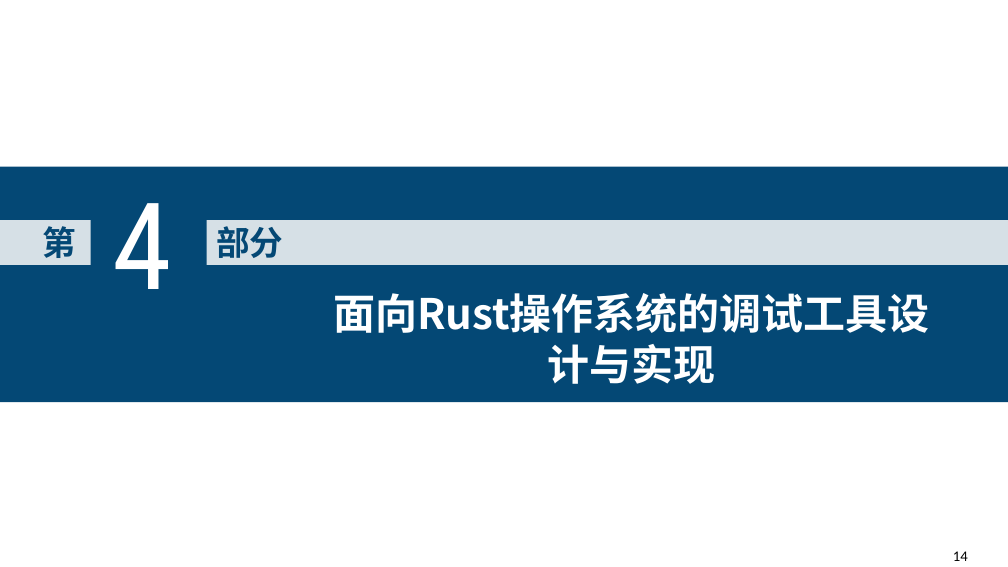
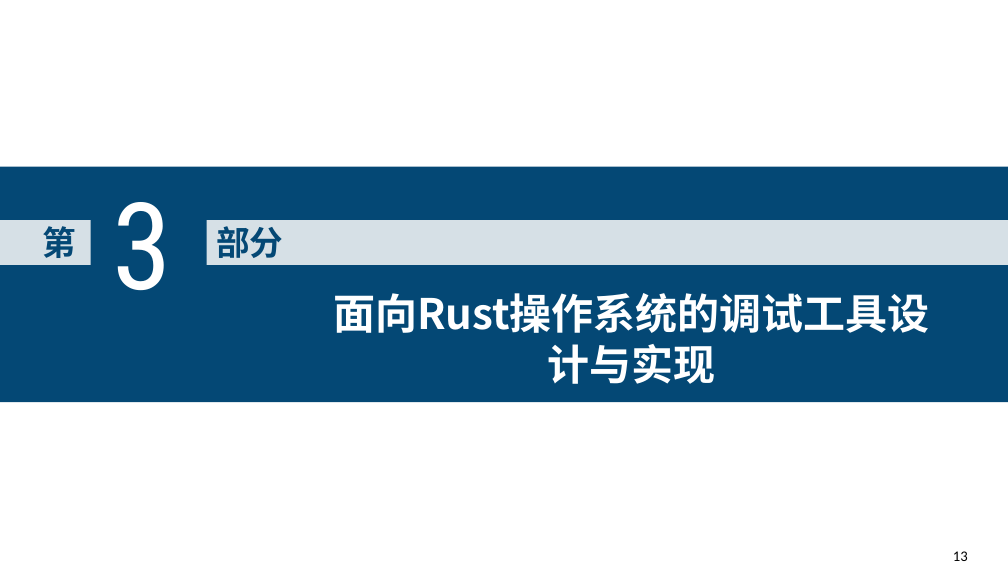
Before and after one commit to zhangly1234/report, a slide deck: slide 13 of 毕业答辩-张露元.pptx (slide 14 before the commit). Drawn at 1008x567 pixels with LibreOffice and Linux fonts; fonts in the diff are those of the drawing. Boxes give left, top, right and bottom in pixels: in the first picture for what was removed or moved away, otherwise in the second. Text is boxed around its words. In the diff, an @@ line names an element or a change of style, - is before the commit and + after.

```diff
--- a/毕业答辩-张露元.pptx
+++ b/毕业答辩-张露元.pptx
@@ text at box(112, 202, 172, 291): text changed @@
-4
+3
@@ page number at box(953, 551, 968, 561): text changed @@
-14
+13
```
Also in this commit, not shown: 11 other slides changed, 2 slides added, 3 slides removed.
